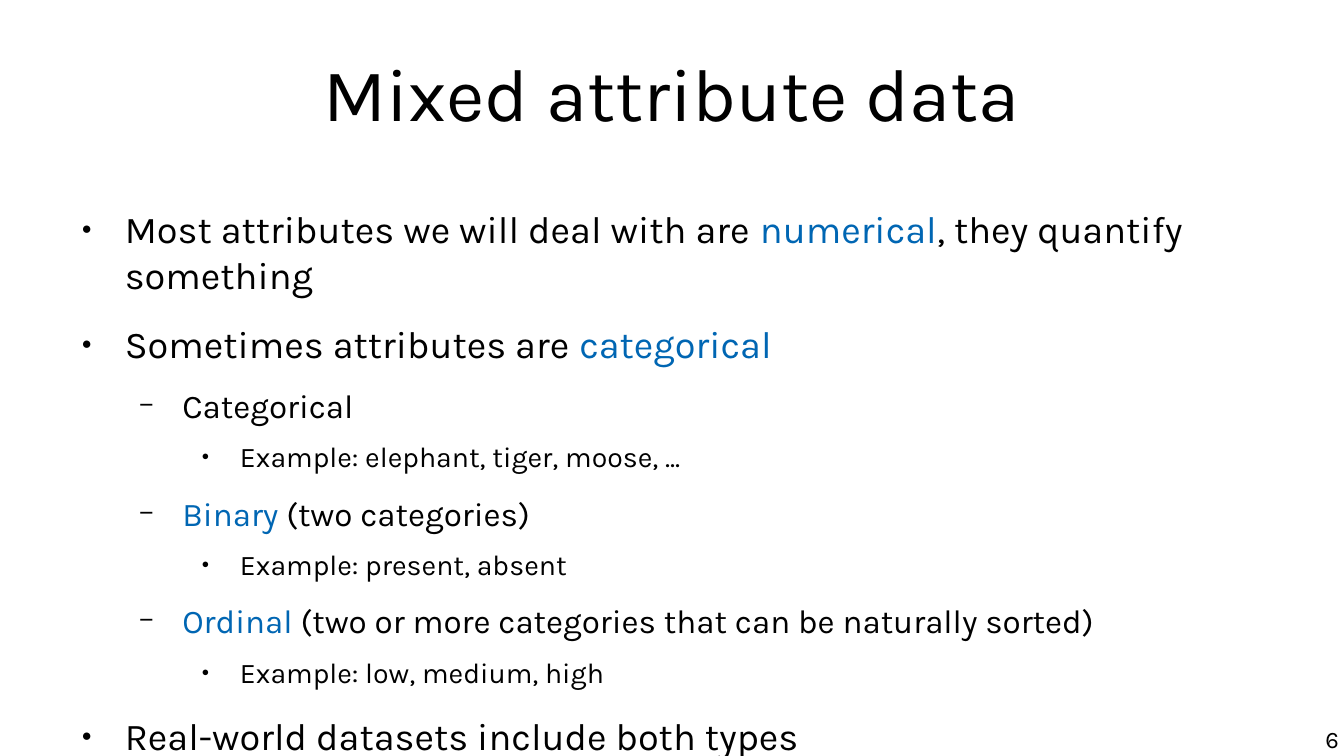
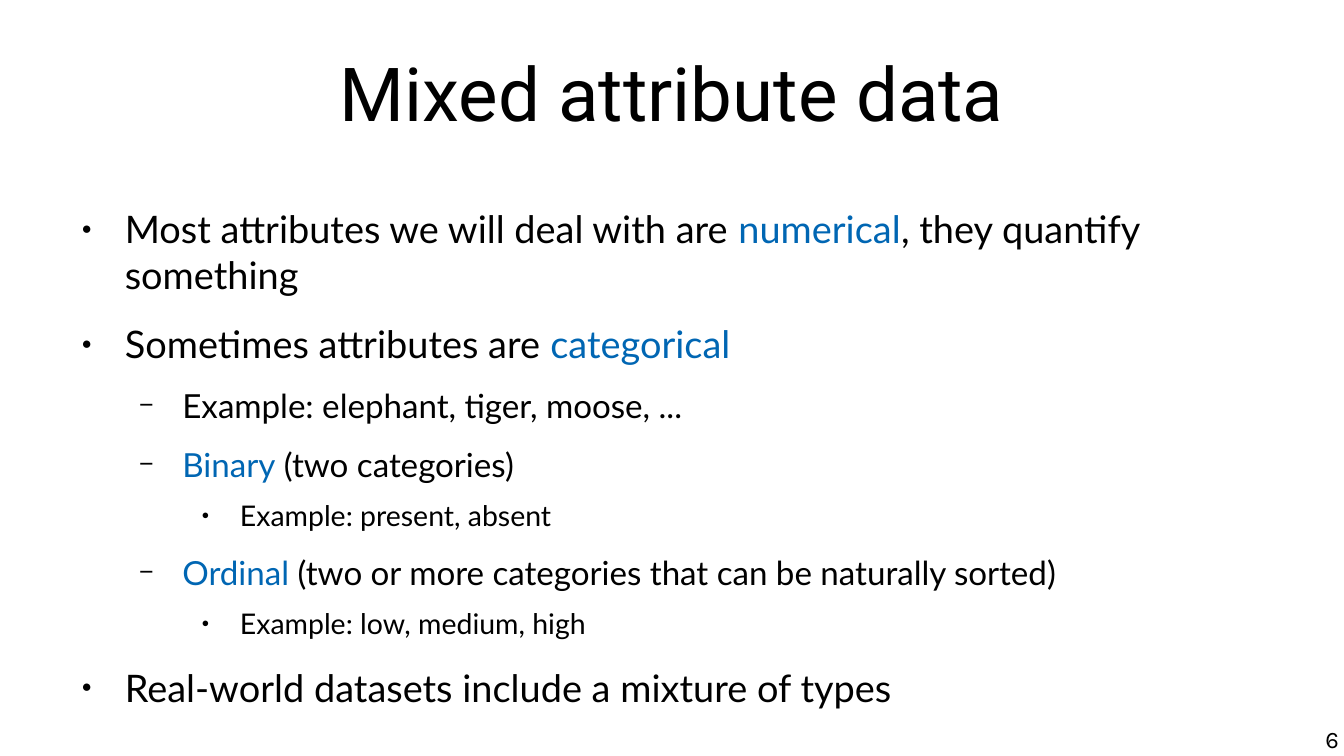
Before and after one commit to marco-calautti/data-mining-course, a slide deck: slide 6 of theory/odp/tt02_data_methods_scenarios.odp. Drawn at 1344x756 pixels with LibreOffice and Linux fonts; fonts in the diff are those of the drawing. Boxes give left, top, right and bottom in pixels: in the first picture for what was removed or moved away, otherwise in the second. Text is boxed around its words. In the diff, an @@ line names an element or a change of style, - is before the commit and + after.

```diff
--- a/theory/odp/tt02_data_methods_scenarios.odp
+++ b/theory/odp/tt02_data_methods_scenarios.odp
@@ title "Mixed attribute data" at [339,65,1003,122]: font Karla to Roboto @@
@@ text at [125,215,1140,639]: font Karla to Lato in "Most attributes we will deal with are ...", "Sometimes attributes are categorical", "Example: elephant, tiger, moose, ...", "Binary (two categories)" and 3 more places; size 16.8 to 19.6 pt in "Example: elephant, tiger, moose, ..."; bullet ● to −; list level 3 to 2 in "Example: elephant, tiger, moose, ..." @@
@@ text at [182,395,353,426]: paragraph removed @@
-  − Categorical
@@ text at [125,674,892,709]: text changed; font Karla to Lato @@
-● Real-world datasets include both types
+● Real-world datasets include a mixture of types
```
Also in this commit, not shown: 40 other slides changed, 5 slides added, 3 slides removed, 5 other files.
